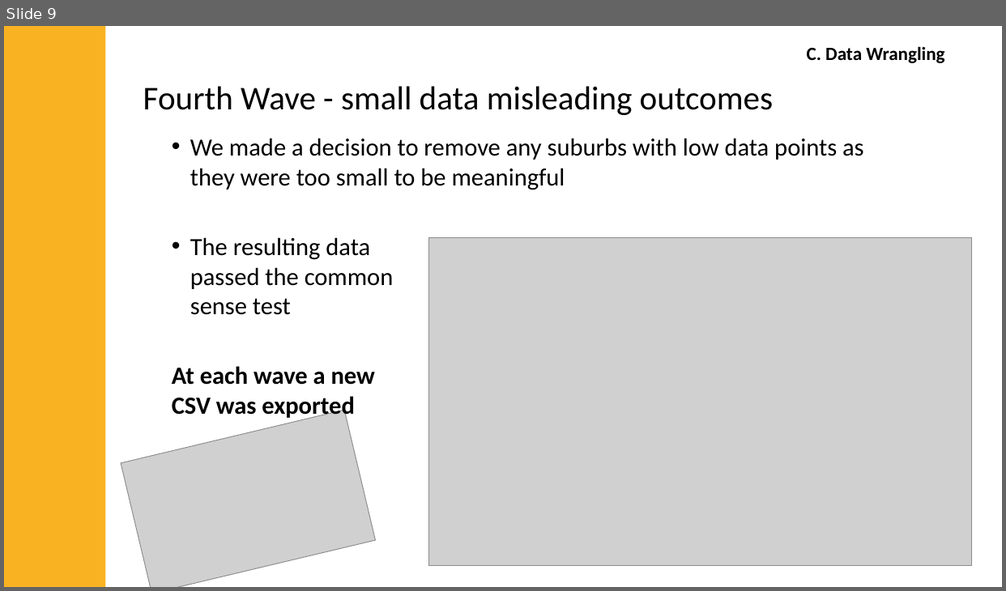
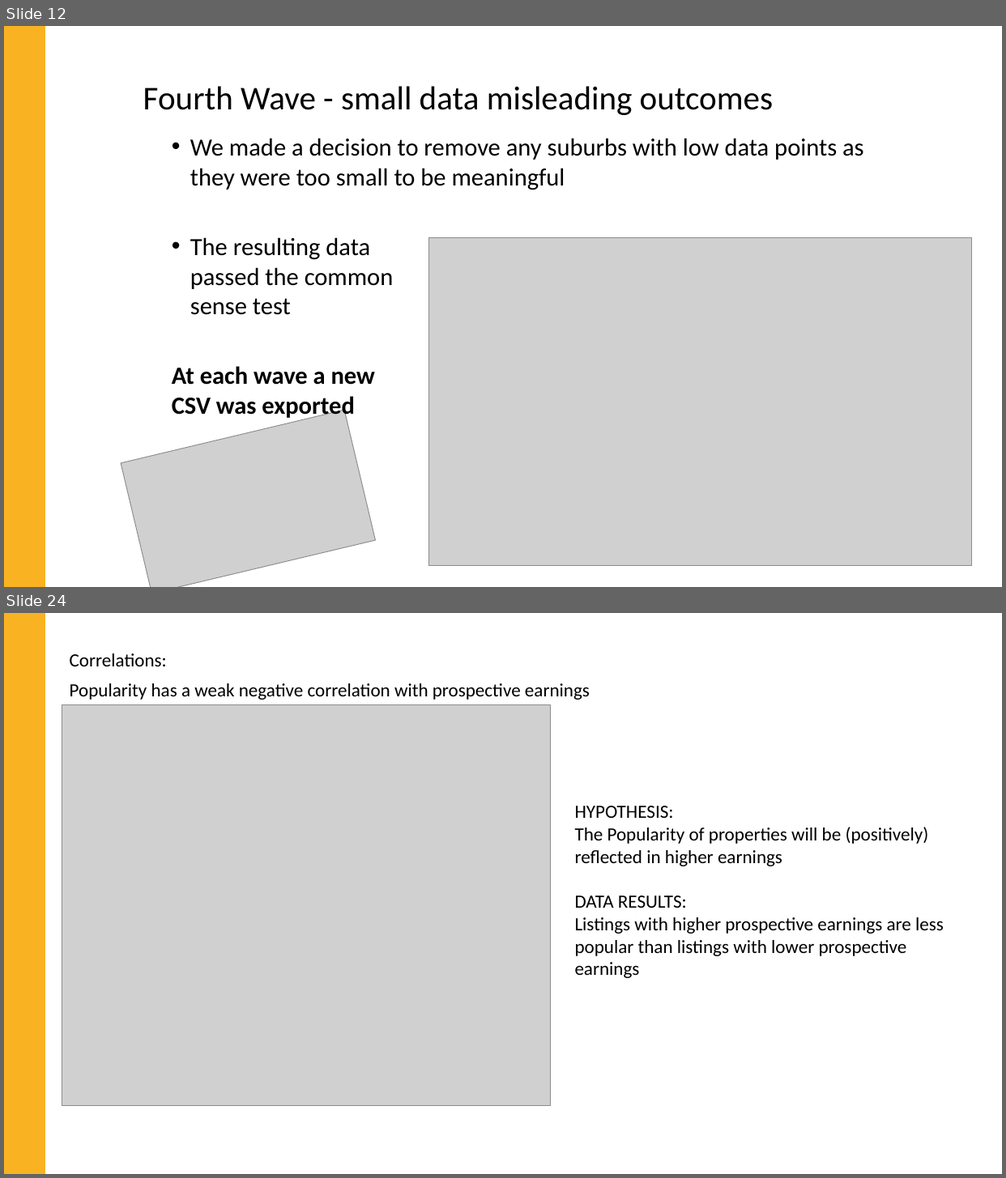
Before and after one commit to jMacProd/Project1, a slide deck: Presentation Slides/airbnbPresentationFinal.pptx. Shown one above the other, each under a label of ours: slide 9 before the commit, slides 12 and 24 after it; the slides between them are not shown. The pictures are 1006x591 and 1006x1178 pixels, drawn with LibreOffice and Linux fonts; fonts in the diff are those of the drawing; grey boxes stand for pictures. Boxes give left, top, right and bottom in pixels: in the first picture for what was removed or moved away, otherwise in the second. Text is boxed around its words. In the diff, an @@ line names an element or a change of style, - is before the commit and + after.

```diff
--- a/Presentation Slides/airbnbPresentationFinal.pptx
+++ b/Presentation Slides/airbnbPresentationFinal.pptx
@@ slide 24 added at <box>4,613,1002,1174</box>, background #FFFFFF @@
@@ rectangle added at <box>4,613,45,1174</box>, fill #F9B322 @@
@@ text added at <box>70,653,167,666</box>, 18 pt, text #000000 @@
+Correlations:
@@ text added at <box>70,683,590,700</box>, 18 pt, text #000000 @@
+Popularity has a weak negative correlation with prospective earnings
@@ picture added at <box>62,705,550,1107</box> @@
@@ text added at <box>575,806,944,978</box>, 18 pt, text #000000 @@
+HYPOTHESIS:
+The Popularity of properties will be (positively) reflected in higher earnings
+DATA RESULTS:
+Listings with higher prospective earnings are less popular than listings with lower prospective earnings
@@ what was slide 9 is now slide 12 @@
@@ slide 12 changed as well @@
@@ rectangle: place and size @@
-rectangle at <box>4,26,106,587</box>
+rectangle at <box>4,26,45,587</box>
@@ text removed at <box>807,46,944,63</box> @@
-C. Data Wrangling
```
Also in this commit, not shown: 8 other slides changed, 16 other slides added, 4 other files.
